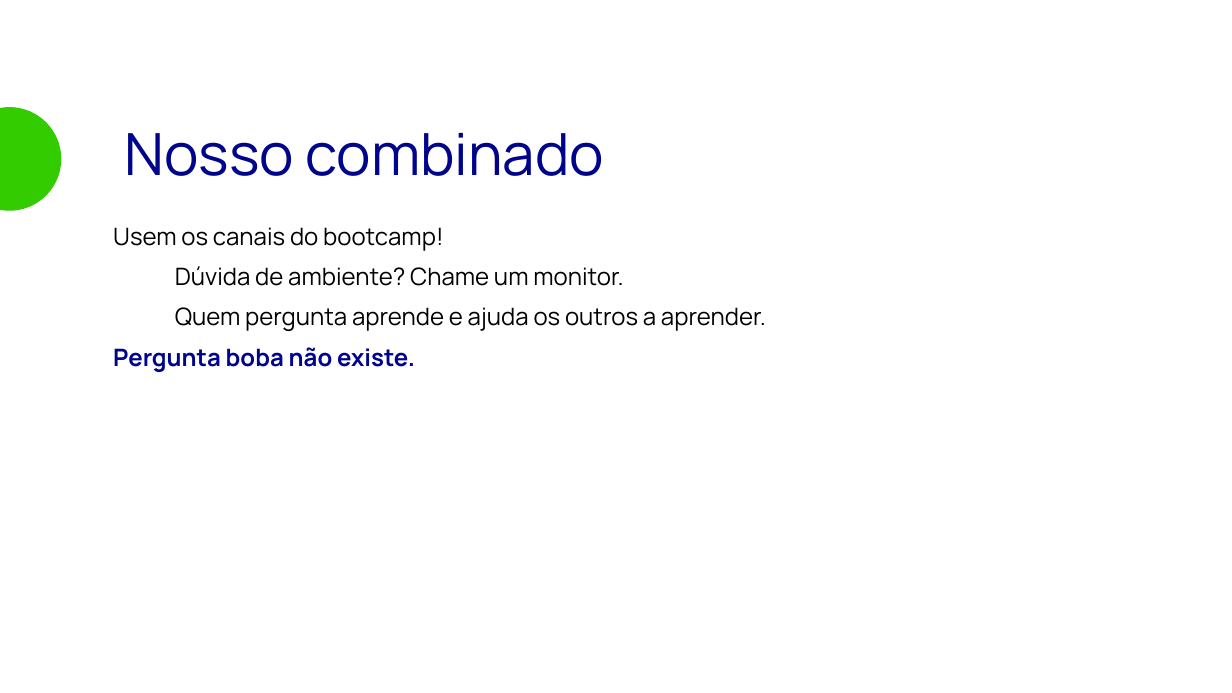
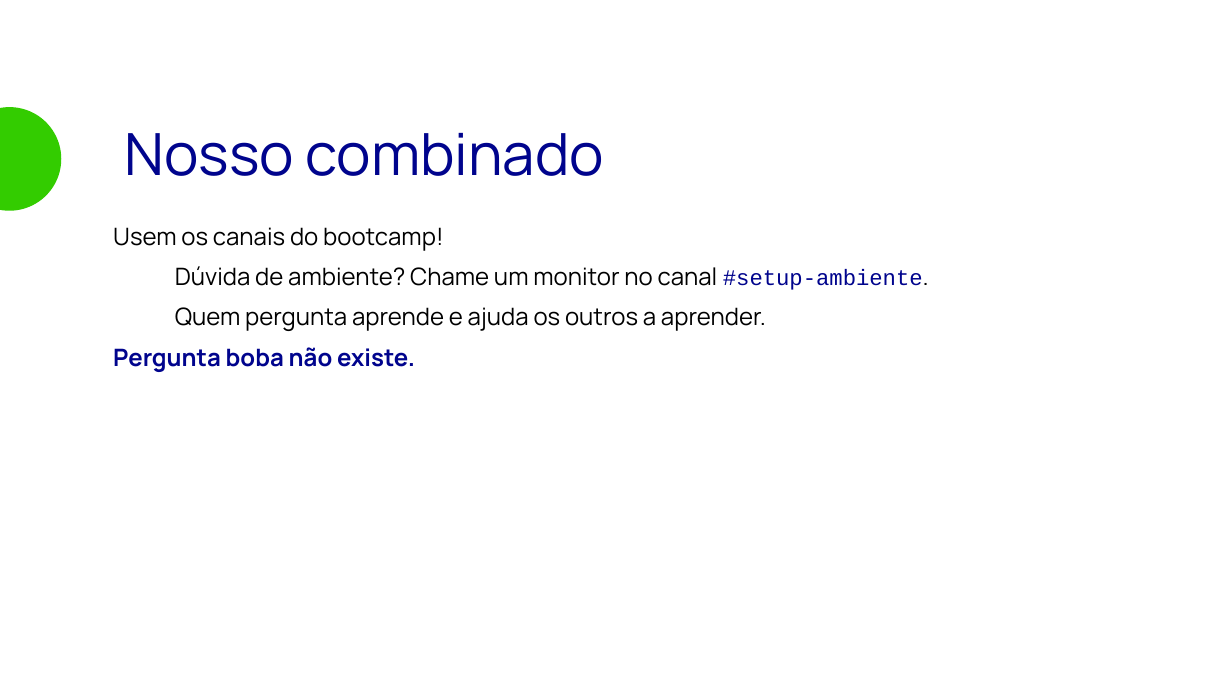
Before and after one commit to matera-vrn/bootcamp-devops-2026, a slide deck: slide 14 of aulas/aula-01-devops-overview/slides/aula-01.odp. Drawn at 1232x693 pixels with LibreOffice and Linux fonts; fonts in the diff are those of the drawing; background and template pictures are left out. Boxes give left, top, right and bottom in pixels: in the first picture for what was removed or moved away, otherwise in the second. Text is boxed around its words. In the diff, an @@ line names an element or a change of style, - is before the commit and + after.

```diff
--- a/aulas/aula-01-devops-overview/slides/aula-01.odp
+++ b/aulas/aula-01-devops-overview/slides/aula-01.odp
@@ text at (175,266,923,290): text changed @@
-● Dúvida de ambiente? Chame um monitor.
+● Dúvida de ambiente? Chame um monitor no canal #setup-ambiente.
```
Also in this commit, not shown: 11 other slides changed, 11 other files.
